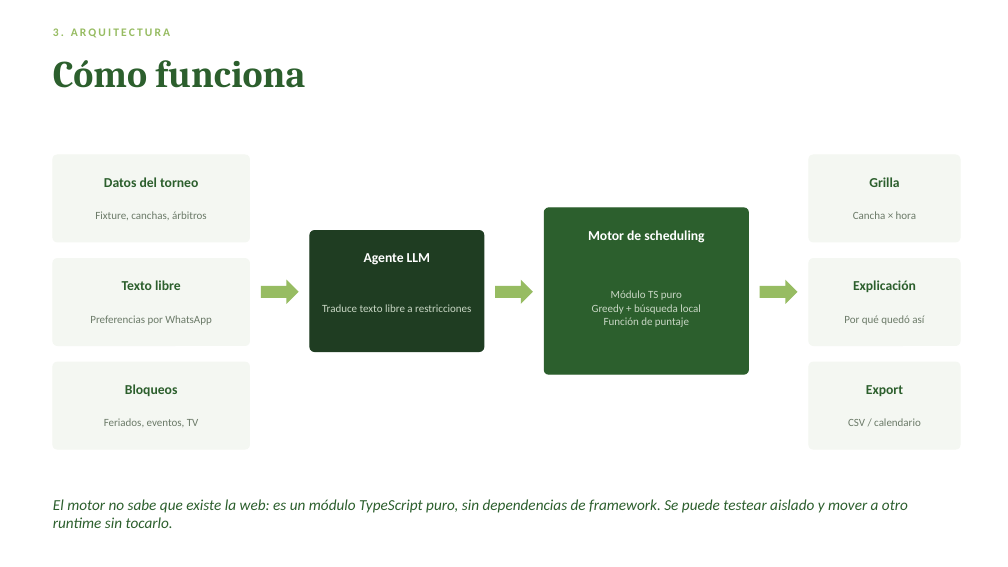
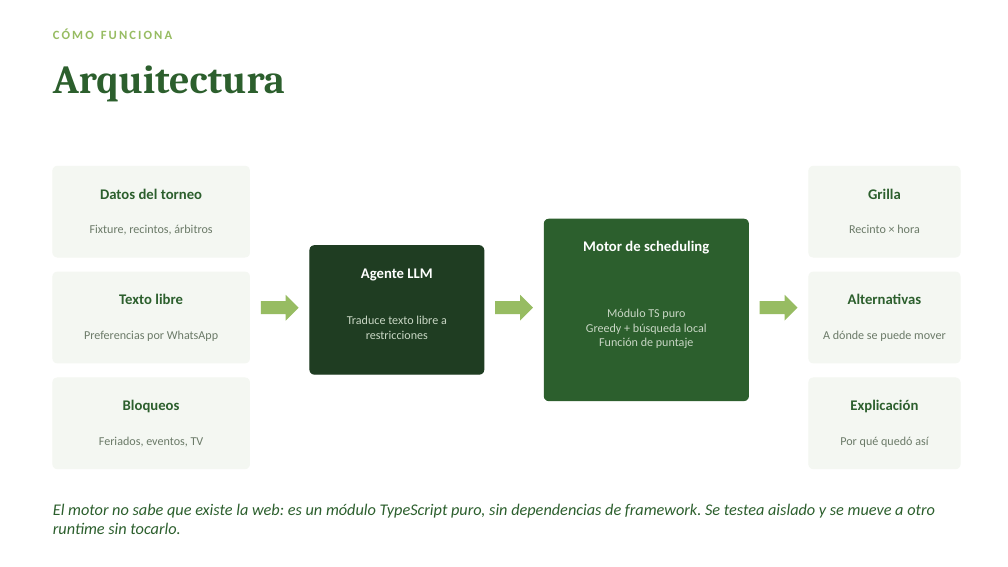
Before and after one commit to Panchoapc/hockey-planner, a slide deck: slide 11 of Caso-Practico-WhereX-Francisco-Pieper.pptx. Drawn at 1008x567 pixels with LibreOffice and Linux fonts; fonts in the diff are those of the drawing. Boxes give left, top, right and bottom in pixels: in the first picture for what was removed or moved away, otherwise in the second. Text is boxed around its words. In the diff, an @@ line names an element or a change of style, - is before the commit and + after.

```diff
--- a/Caso-Practico-WhereX-Francisco-Pieper.pptx
+++ b/Caso-Practico-WhereX-Francisco-Pieper.pptx
@@ text at <box>53,28,172,39</box>: text changed; size 36 to 12 pt; font Cambria to Calibri; text colour #2C5F2D to #97BC62 @@
-Cómo funciona
+CÓMO FUNCIONA
@@ text "CÓMO FUNCIONA" at <box>53,28,172,39</box>: vertical alignment top to middle @@
@@ text "Arquitectura" at <box>53,65,285,102</box>: vertical alignment middle to top @@
@@ text at <box>53,65,285,102</box>: text changed; size 11 to 38 pt; font Calibri to Cambria; text colour #97BC62 to #2C5F2D @@
-3. ARQUITECTURA
+Arquitectura
@@ rounded rectangle: place and size @@
-rounded rectangle at <box>53,155,250,242</box>
+rounded rectangle at <box>53,166,250,257</box>
@@ rounded rectangle: place and size @@
-rounded rectangle at <box>809,155,960,242</box>
+rounded rectangle at <box>809,166,960,257</box>
@@ 3 texts: place and size @@
-3 texts at <box>104,177,899,243</box>
+3 texts at <box>100,188,901,254</box>
@@ text at <box>90,224,212,234</box>: text changed; size 10.5 to 11.5 pt @@
-Fixture, canchas, árbitros
+Fixture, recintos, árbitros
@@ proportions changed in 8 elements at <box>53,166,250,257</box>, <box>809,166,960,257</box>, <box>53,272,250,363</box>, <box>809,272,960,363</box>, <box>53,378,250,469</box>, <box>809,378,960,469</box>, <box>310,246,484,374</box>, <box>544,219,749,401</box> @@
@@ rounded rectangle: place and size @@
-rounded rectangle at <box>544,208,749,374</box>
+rounded rectangle at <box>544,219,749,401</box>
@@ text at <box>849,224,919,233</box>: text changed; size 10.5 to 11.5 pt @@
-Cancha × hora
+Recinto × hora
@@ rounded rectangle: place and size @@
-rounded rectangle at <box>310,231,484,352</box>
+rounded rectangle at <box>310,246,484,374</box>
@@ text "Módulo TS puro": place and size @@
-text "Módulo TS puro" at <box>592,290,701,327</box>
+text "Módulo TS puro" at <box>586,308,707,348</box>
@@ rounded rectangle: place and size @@
-rounded rectangle at <box>53,259,250,346</box>
+rounded rectangle at <box>53,272,250,363</box>
@@ text "Traduce texto libre a restricciones": place and size @@
-text "Traduce texto libre a restricciones" at <box>322,304,471,312</box>
+text "Traduce texto libre a restricciones" at <box>347,315,447,339</box>
@@ 5 texts, 3 right arrows: place and size @@
-5 texts, 3 right arrows at <box>90,253,798,427</box>
+5 texts, 3 right arrows at <box>84,268,798,446</box>
@@ rounded rectangle: place and size @@
-rounded rectangle at <box>809,259,960,346</box>
+rounded rectangle at <box>809,272,960,363</box>
@@ text added at <box>848,293,922,304</box>, 14 pt, text #2C5F2D, bold @@
+Alternativas
@@ text added at <box>823,330,946,341</box>, 11.5 pt, text #6B7A68 @@
+A dónde se puede mover
@@ rounded rectangle: place and size @@
-rounded rectangle at <box>53,362,250,449</box>
+rounded rectangle at <box>53,378,250,469</box>
@@ rounded rectangle: place and size @@
-rounded rectangle at <box>809,362,960,449</box>
+rounded rectangle at <box>809,378,960,469</box>
@@ text removed at <box>866,385,903,396</box> @@
-Export
@@ size 13 to 14 pt in 7 elements at <box>100,188,202,199</box>, <box>583,240,709,254</box>, <box>868,188,901,199</box>, <box>119,293,183,304</box>, <box>361,268,432,281</box>, <box>123,399,180,413</box>, <box>850,399,918,413</box> @@
@@ text "Explicación": place and size @@
-text "Explicación" at <box>853,280,916,292</box>
+text "Explicación" at <box>850,399,918,413</box>
@@ text removed at <box>848,418,921,426</box> @@
-CSV / calendario
@@ size 10.5 to 11.5 pt in 5 elements at <box>84,331,218,341</box>, <box>99,437,204,446</box>, <box>347,315,447,339</box>, <box>586,308,707,348</box>, <box>840,436,928,447</box> @@
@@ text "Por qué quedó así": place and size @@
-text "Por qué quedó así" at <box>844,315,924,325</box>
+text "Por qué quedó así" at <box>840,436,928,447</box>
@@ text at <box>53,503,935,534</box>: text changed; size 14.5 to 15.5 pt @@
-El motor no sabe que existe la web: es un módulo TypeScript puro, sin dependencias de framework. Se puede testear aislado y mover a otro runtime sin tocarlo.
+El motor no sabe que existe la web: es un módulo TypeScript puro, sin dependencias de framework. Se testea aislado y se mueve a otro runtime sin tocarlo.
```
Also in this commit, not shown: 8 other slides changed, 9 slides added, 7 slides removed, 1 other file.
